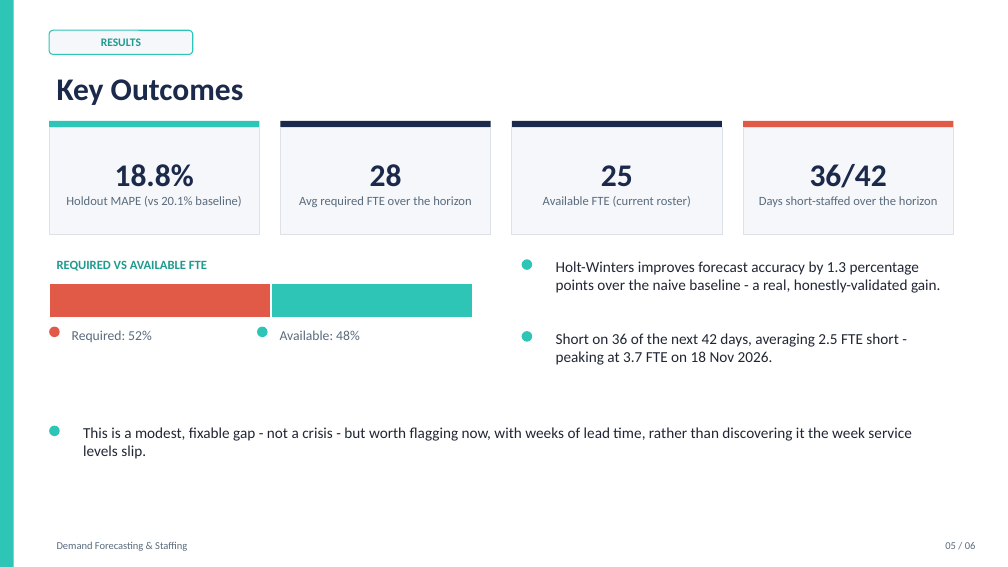
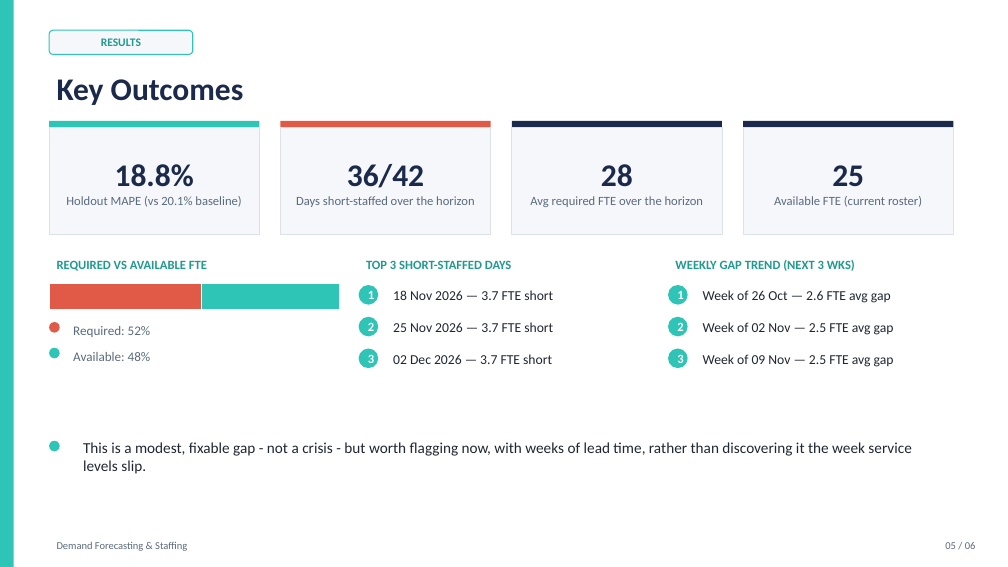
Before and after one commit to rameshpennam/ds-use-cases, a slide deck: slide 5 of usecase2_demand_forecasting/final_output/usecase2_forecast_summary.pptx. Drawn at 1008x567 pixels with LibreOffice and Linux fonts; fonts in the diff are those of the drawing. Boxes give left, top, right and bottom in pixels: in the first picture for what was removed or moved away, otherwise in the second. Text is boxed around its words. In the diff, an @@ line names an element or a change of style, - is before the commit and + after.

```diff
--- a/usecase2_demand_forecasting/final_output/usecase2_forecast_summary.pptx
+++ b/usecase2_demand_forecasting/final_output/usecase2_forecast_summary.pptx
@@ rectangle at (x1=281, y1=121, x2=491, y2=128): fill #1B2A4A to #E05A47 @@
@@ rectangle at (x1=743, y1=121, x2=954, y2=128): fill #E05A47 to #1B2A4A @@
@@ text in rectangle at (x1=296, y1=164, x2=474, y2=207): text changed @@
-28
-Avg required FTE over the horizon
+36/42
+Days short-staffed over the horizon
@@ text in rectangle at (x1=530, y1=164, x2=703, y2=207): text changed @@
-25
-Available FTE (current roster)
+28
+Avg required FTE over the horizon
@@ text in rectangle at (x1=774, y1=165, x2=922, y2=207): text changed @@
-36/42
-Days short-staffed over the horizon
+25
+Available FTE (current roster)
@@ text added at (x1=366, y1=260, x2=512, y2=269), 12 pt, text #1F9A8F, bold @@
+TOP 3 SHORT-STAFFED DAYS
@@ ellipse removed at (x1=522, y1=259, x2=532, y2=270) @@
@@ text removed at (x1=556, y1=261, x2=941, y2=293) @@
-Holt-Winters improves forecast accuracy by 1.3 percentage points over the naive baseline - a real, honestly-validated gain.
@@ text added at (x1=675, y1=260, x2=855, y2=271), 12 pt, text #1F9A8F, bold @@
+WEEKLY GAP TREND (NEXT 3 WKS)
@@ rectangle resized from (x1=49, y1=284, x2=271, y2=318) to (x1=49, y1=284, x2=201, y2=310) @@
@@ rectangle resized from (x1=271, y1=284, x2=473, y2=318) to (x1=201, y1=284, x2=340, y2=310) @@
@@ ellipse added at (x1=358, y1=285, x2=378, y2=305), fill #2EC4B6, 12 pt, text #FFFFFF, bold @@
+1
@@ text added at (x1=393, y1=290, x2=553, y2=300), 13 pt, text #202633 @@
+18 Nov 2026 — 3.7 FTE short
@@ ellipse added at (x1=668, y1=285, x2=688, y2=305), fill #2EC4B6, 12 pt, text #FFFFFF, bold @@
+1
@@ text added at (x1=703, y1=290, x2=891, y2=303), 13 pt, text #202633 @@
+Week of 26 Oct — 2.6 FTE avg gap
@@ ellipse moved from (x1=49, y1=327, x2=60, y2=337) to (x1=49, y1=322, x2=60, y2=333) @@
@@ text "Required: 52%" at (x1=73, y1=326, x2=151, y2=337): size 13 to 12.5 pt @@
@@ ellipse added at (x1=358, y1=317, x2=378, y2=337), fill #2EC4B6, 12 pt, text #FFFFFF, bold @@
+2
@@ text added at (x1=393, y1=322, x2=553, y2=332), 13 pt, text #202633 @@
+25 Nov 2026 — 3.7 FTE short
@@ ellipse added at (x1=668, y1=317, x2=688, y2=337), fill #2EC4B6, 12 pt, text #FFFFFF, bold @@
+2
@@ text added at (x1=703, y1=322, x2=894, y2=335), 13 pt, text #202633 @@
+Week of 02 Nov — 2.5 FTE avg gap
@@ ellipse moved from (x1=257, y1=327, x2=268, y2=337) to (x1=49, y1=348, x2=60, y2=358) @@
@@ text "Available: 48%" at (x1=73, y1=352, x2=151, y2=361): size 13 to 12.5 pt @@
@@ text "Available: 48%" moved from (x1=280, y1=330, x2=360, y2=340) to (x1=73, y1=352, x2=151, y2=361) @@
@@ ellipse added at (x1=358, y1=349, x2=378, y2=368), fill #2EC4B6, 12 pt, text #FFFFFF, bold @@
+3
@@ text added at (x1=393, y1=354, x2=552, y2=364), 13 pt, text #202633 @@
+02 Dec 2026 — 3.7 FTE short
@@ ellipse removed at (x1=522, y1=331, x2=532, y2=342) @@
@@ text removed at (x1=556, y1=333, x2=898, y2=365) @@
-Short on 36 of the next 42 days, averaging 2.5 FTE short - peaking at 3.7 FTE on 18 Nov 2026.
@@ ellipse added at (x1=668, y1=349, x2=688, y2=368), fill #2EC4B6, 12 pt, text #FFFFFF, bold @@
+3
@@ text added at (x1=703, y1=354, x2=894, y2=367), 13 pt, text #202633 @@
+Week of 09 Nov — 2.5 FTE avg gap
@@ ellipse moved from (x1=49, y1=426, x2=60, y2=436) to (x1=49, y1=441, x2=60, y2=451) @@
@@ text "This is a modest, fixable ..." moved from (x1=83, y1=427, x2=911, y2=459) to (x1=83, y1=442, x2=911, y2=474) @@
```
Also in this commit, not shown: 2 other slides changed, 1 slide added, 1 slide removed, 3 other files.
